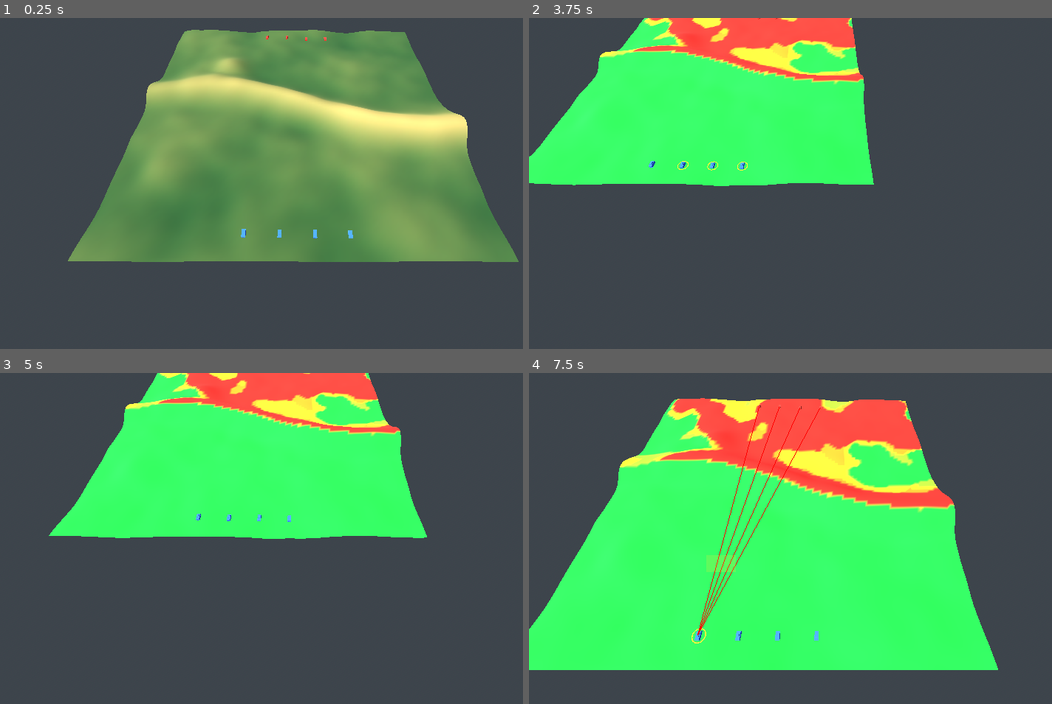
Above: before the commit, frames 1-4 (two rows, left to right).
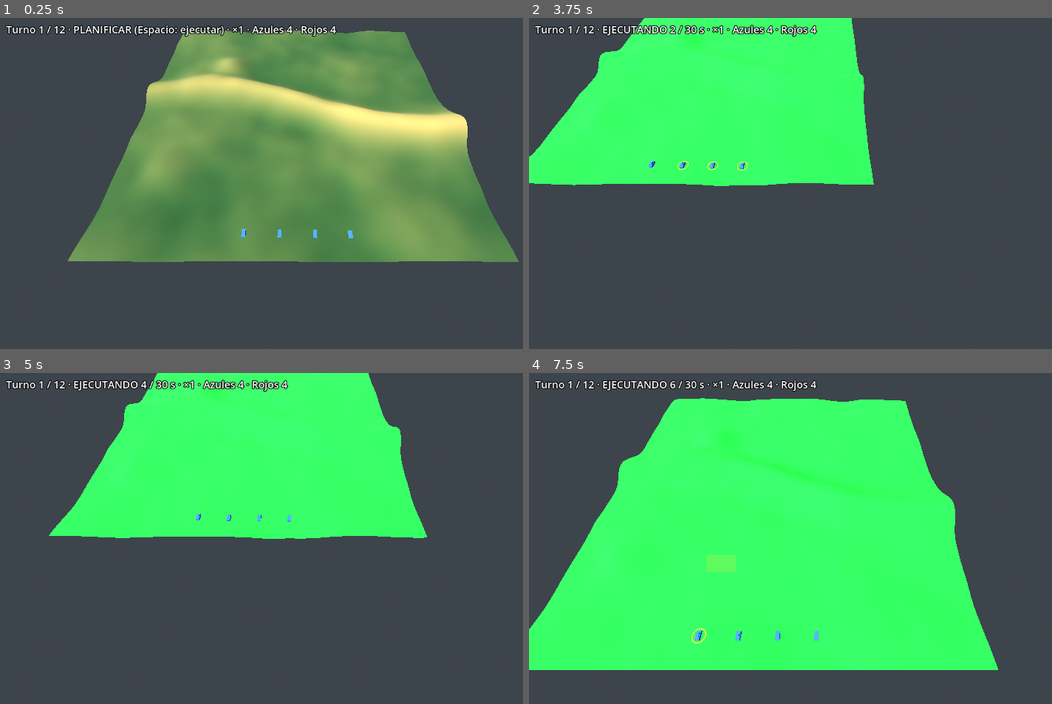
Above: after the commit, the same moments.

Repository: LeandroK99/Demogamev1
Game: Godot game, scene res://main.tscn
Same seed, same stepped clock (60 frames per second), same inputs: the game is played once before the commit and once after it.
Inputs (mouse positions are in pixels of both pictures, inside the frame that each line leads up to):
- Up to frame 1 (0.25 s): no input
- Up to frame 2 (3.75 s): tap Enter at 0.5 s; move the mouse to (952, 166) at 0.52 s; hold D 0.53-1.25 s; hold E 0.53-1.25 s; click (952, 166) at 0.67 s; tap Space at 0.77, 0.8, 1.07, 2.3 s; drag from (706, 200) to (795, 249) at 1.27 s; move the mouse to (884, 110) at 2.02 s; hold D 2.03-2.75 s; hold Q 2.03-2.75 s; drag from (795, 249) to (649, 133) at 2.77 s; move the mouse to (999, 233) at 3.52 s; hold A from 3.53 s (still down); tap 1 at 3.6 s
- Up to frame 3 (5 s): tap Space at 3.77, 3.8, 4.07 s; release A at 4.25 s; drag from (120, 488) to (203, 455) at 4.27 s
- Up to frame 4 (7.5 s): move the mouse to (853, 538) at 5.02 s; hold S 5.03-5.75 s; tap 3 at 5.1 s; click (853, 538) at 5.17 s; tap Space at 5.3, 5.75, 6.6, 6.77, 7.07 s; drag from (732, 455) to (706, 555) at 5.77 s; move the mouse to (952, 521) at 6.52 s; hold W 6.53-7.25 s; drag from (706, 555) to (795, 604) at 7.27 s

The runs differ from the first frame. In frame 1, 1.1% of the frame differs, in the area x 0-65%, y 2-7%; in frame 2, 5.8%; in frame 3, 5.5%; in frame 4, 12%, in the area x 0-82%, y 2-80%.

Commit message:
fase 4: ciclo WeGo, detección con niebla, combate y victoria
Co-Authored-By: Claude Opus 5.5 <noreply@anthropic.com>
Claude-Session: https://claude.ai/code/session_01FRAVKNdtrRtA3qXnwYqQmN

Diff:
--- /dev/null
+++ b/game/combat_fx.gd
@@ -0,0 +1,65 @@
+class_name CombatFx
+extends Node3D
+## Trazadoras de 0,15 s y destello en los impactos.
+
+const TRACER_SECONDS: float = 0.15
+const FLASH_SECONDS: float = 0.3
+
+var height_field: HeightField
+var _mesh: ImmediateMesh = ImmediateMesh.new()
+var _material: StandardMaterial3D = StandardMaterial3D.new()
+var _tracers: Array[Dictionary] = [] # {from, to, left}
+var _flashes: Array[Dictionary] = [] # {node, left}
+
+
+func setup(hf: HeightField) -> void:
+	height_field = hf
+	var mi: MeshInstance3D = MeshInstance3D.new()
+	mi.mesh = _mesh
+	add_child(mi)
+	_material.shading_mode = BaseMaterial3D.SHADING_MODE_UNSHADED
+	_material.albedo_color = Color(1.0, 0.95, 0.6)
+
+
+func _point(u: Unit, h: float) -> Vector3:
+	return Vector3(u.pos.x * Config.CELL_SIZE, height_field.height_at(u.pos) + h, u.pos.y * Config.CELL_SIZE)
+
+
+func add_shot(shooter: Unit, target: Unit, hit: bool) -> void:
+	var to: Vector3 = _point(target, Config.CENTER_H)
+	if not hit:
+		# Errado: la trazadora pasa un poco por al lado
+		to += Vector3(randf_range(-4.0, 4.0), randf_range(0.5, 3.0), randf_range(-4.0, 4.0))
+	_tracers.append({"from": _point(shooter, Config.EYE_H), "to": to, "left": TRACER_SECONDS})
+	if hit:
+		var mesh: SphereMesh = SphereMesh.new()
+		mesh.radius = 2.0
+		mesh.height = 4.0
+		var mat: StandardMaterial3D = StandardMaterial3D.new()
+		mat.shading_mode = BaseMaterial3D.SHADING_MODE_UNSHADED
+		mat.albedo_color = Color(1.0, 0.6, 0.1)
+		mesh.material = mat
+		var flash: MeshInstance3D = MeshInstance3D.new()
+		flash.mesh = mesh
+		flash.position = to
+		add_child(flash)
+		_flashes.append({"node": flash, "left": FLASH_SECONDS})
+
+
+func _process(delta: float) -> void:
+	for f: Dictionary in _flashes:
+		f["left"] = float(f["left"]) - delta
+		if float(f["left"]) <= 0.0:
+			(f["node"] as Node).queue_free()
+	_flashes = _flashes.filter(func(f: Dictionary) -> bool: return float(f["left"]) > 0.0)
+	for t: Dictionary in _tracers:
+		t["left"] = float(t["left"]) - delta
+	_tracers = _tracers.filter(func(t: Dictionary) -> bool: return float(t["left"]) > 0.0)
+	_mesh.clear_surfaces()
+	if _tracers.is_empty():
+		return
+	_mesh.surface_begin(Mesh.PRIMITIVE_LINES, _material)
+	for t: Dictionary in _tracers:
+		_mesh.surface_add_vertex(t["from"])
+		_mesh.surface_add_vertex(t["to"])
+	_mesh.surface_end()
--- a/game/input_controller.gd
+++ b/game/input_controller.gd
@@ -77,6 +77,16 @@
 	return camera.unproject_position(p)
 
 
+## Quita de la selección las unidades muertas.
+func prune_dead() -> void:
+	var ids: Array[int] = []
+	for id: int in selected_ids:
+		if world.get_unit(id).alive:
+			ids.append(id)
+	if ids.size() != selected_ids.size():
+		_set_selection(ids)
+
+
 func _own_views() -> Array[UnitView]:
 	var out: Array[UnitView] = []
 	for v: UnitView in unit_views:
@@ -121,7 +131,8 @@
 
 
 func _order_move(screen: Vector2) -> void:
-	if selected_ids.is_empty():
+	# Órdenes solo en la fase PLAN
+	if selected_ids.is_empty() or world.phase != SimWorld.Phase.PLAN:
 		return
 	var hit: Variant = terrain_view.raycast(camera.project_ray_origin(screen), camera.project_ray_normal(screen))
 	if hit == null:
--- a/game/main.gd
+++ b/game/main.gd
@@ -7,9 +7,9 @@
 var camera_rig: CameraRTS
 var overlay: Overlay
 var input_controller: InputController
+var turn_controller: TurnController
+var combat_fx: CombatFx
 var unit_views: Array[UnitView] = []
-
-var _tick_accum: float = 0.0
 
 
 func _ready() -> void:
@@ -45,18 +45,26 @@
 	input_controller.setup(world, camera_rig.camera, terrain_view, unit_views)
 	input_controller.selection_changed.connect(_update_overlay_selection)
 
+	combat_fx = CombatFx.new()
+	add_child(combat_fx)
+	combat_fx.setup(height_field)
+
+	turn_controller = TurnController.new()
+	add_child(turn_controller)
+	turn_controller.setup(world, unit_views, combat_fx)
+	turn_controller.plan_started.connect(_on_plan_started)
+
 	print("Hull-Down OK")
 
 
-## Provisorio hasta la fase 4 (ciclo WeGo): la simulación corre en tiempo real.
-func _process(delta: float) -> void:
-	_tick_accum += delta
-	while _tick_accum >= Config.TICK:
-		world.step()
-		_tick_accum -= Config.TICK
-	for v: UnitView in unit_views:
-		v.sync_from_sim()
+func _process(_delta: float) -> void:
+	input_controller.prune_dead()
 	_update_overlay_selection()
+
+
+## Nuevo turno: la exposición cambió (amenazas conocidas nuevas).
+func _on_plan_started() -> void:
+	overlay.refresh()
 
 
 func _update_overlay_selection() -> void:
--- /dev/null
+++ b/game/turn_controller.gd
@@ -0,0 +1,118 @@
+class_name TurnController
+extends Node
+## Ciclo WeGo en la vista: Espacio ejecuta el turno, +/- cambian la velocidad.
+## También aplica la niebla a las vistas y muestra una línea de estado.
+
+const PLAYER_SIDE: int = 0
+const SPEEDS: Array[float] = [1.0, 2.0, 4.0]
+
+signal plan_started
+
+var world: SimWorld
+var unit_views: Array[UnitView] = []
+var fx: CombatFx
+var _speed_index: int = 0
+var _accum: float = 0.0
+var _status: Label = Label.new()
+var _banner: Label = Label.new()
+
+
+func setup(p_world: SimWorld, views: Array[UnitView], p_fx: CombatFx) -> void:
+	world = p_world
+	unit_views = views
+	fx = p_fx
+	var layer: CanvasLayer = CanvasLayer.new()
+	add_child(layer)
+	_status.position = Vector2(12.0, 8.0)
+	_status.add_theme_font_size_override("font_size", 20)
+	_status.add_theme_color_override("font_outline_color", Color.BLACK)
+	_status.add_theme_constant_override("outline_size", 6)
+	layer.add_child(_status)
+	_banner.set_anchors_preset(Control.PRESET_CENTER)
+	_banner.horizontal_alignment = HORIZONTAL_ALIGNMENT_CENTER
+	_banner.add_theme_font_size_override("font_size", 48)
+	_banner.add_theme_color_override("font_outline_color", Color.BLACK)
+	_banner.add_theme_constant_override("outline_size", 10)
+	_banner.visible = false
+	layer.add_child(_banner)
+	_apply_fog(1.0)
+
+
+func speed() -> float:
+	return SPEEDS[_speed_index]
+
+
+func _unhandled_input(event: InputEvent) -> void:
+	var key: InputEventKey = event as InputEventKey
+	if key == null or not key.pressed or key.echo:
+		return
+	match key.physical_keycode:
+		KEY_SPACE:
+			if world.phase == SimWorld.Phase.PLAN:
+				world.begin_execute()
+				_accum = 0.0
+		KEY_EQUAL, KEY_KP_ADD:
+			_speed_index = mini(_speed_index + 1, SPEEDS.size() - 1)
+		KEY_MINUS, KEY_KP_SUBTRACT:
+			_speed_index = maxi(_speed_index - 1, 0)
+
+
+func _process(delta: float) -> void:
+	if world.phase == SimWorld.Phase.EXECUTE and not world.game_over:
+		_accum += delta * speed()
+		while _accum >= Config.TICK:
+			_accum -= Config.TICK
+			for v: UnitView in unit_views:
+				v.prev_pos = v.unit.pos
+			world.step()
+			if world.phase == SimWorld.Phase.PLAN or world.game_over:
+				_accum = 0.0
+				for v: UnitView in unit_views:
+					v.prev_pos = v.unit.pos
+				plan_started.emit()
+				break
+	for e: Dictionary in world.shot_events:
+		var shooter: Unit = world.units[int(e["shooter"])]
+		if shooter.side == PLAYER_SIDE or world.visible_enemies[PLAYER_SIDE].has(shooter.id):
+			fx.add_shot(shooter, world.units[int(e["target"])], bool(e["hit"]))
+	world.shot_events.clear()
+	var alpha: float = clampf(_accum / Config.TICK, 0.0, 1.0) if world.phase == SimWorld.Phase.EXECUTE else 1.0
+	_apply_fog(alpha)
+	_update_status()
+
+
+## Propios: siempre visibles. Enemigos: visibles, fantasma en su última posición, u ocultos.
+func _apply_fog(alpha: float) -> void:
+	var vis: Dictionary = world.visible_enemies[PLAYER_SIDE]
+	var known: Dictionary = world.known_enemies[PLAYER_SIDE]
+	for v: UnitView in unit_views:
+		var u: Unit = v.unit
+		if u.side == PLAYER_SIDE:
+			v.sync_from_sim(alpha)
+			v.set_display(UnitView.Display.NORMAL if u.alive else UnitView.Display.WRECK)
+		elif not u.alive:
+			v.sync_from_sim(1.0)
+			v.set_display(UnitView.Display.WRECK if known.has(u.id) else UnitView.Display.HIDDEN)
+		elif vis.has(u.id):
+			v.sync_from_sim(alpha)
+			v.set_display(UnitView.Display.NORMAL)
+		elif known.has(u.id):
+			v.show_ghost_at(known[u.id]["cell"])
+		else:
+			v.set_display(UnitView.Display.HIDDEN)
+
+
+func _update_status() -> void:
+	var phase_text: String = "PLANIFICAR (Espacio: ejecutar)"
+	if world.phase == SimWorld.Phase.EXECUTE:
+		phase_text = "EJECUTANDO %d / %d s" % [world.tick_in_turn / 10, roundi(Config.TURN_SECONDS)]
+	_status.text = "Turno %d / %d · %s · ×%d · Azules %d · Rojos %d" % [
+		world.turn, Config.MAX_TURNS, phase_text, roundi(speed()), world.alive_count(0), world.alive_count(1)]
+	if world.game_over:
+		_banner.visible = true
+		if world.winner == PLAYER_SIDE:
+			_banner.text = "VICTORIA"
+		elif world.winner == SimWorld.DRAW:
+			_banner.text = "EMPATE"
+		else:
+			_banner.text = "DERROTA"
--- a/game/unit_view.gd
+++ b/game/unit_view.gd
@@ -1,6 +1,9 @@
 class_name UnitView
 extends Node3D
 ## Vista de un tanque: caja de casco + torreta, y anillo de selección.
+## Modos de niebla: normal, fantasma (última posición conocida), oculto, restos.
+
+enum Display { NORMAL, GHOST, HIDDEN, WRECK }
 
 const COLOR_BLUE: Color = Color(0.2, 0.4, 1.0)
 const COLOR_RED: Color = Color(1.0, 0.2, 0.15)
@@ -13,30 +16,42 @@
 		if _ring != null:
 			_ring.visible = value
 
+var prev_pos: Vector2 = Vector2.ZERO # posición en el tick anterior (para interpolar)
 var _ring: MeshInstance3D
+var _hull: MeshInstance3D
+var _turret: MeshInstance3D
+var _mat_normal: StandardMaterial3D = StandardMaterial3D.new()
+var _mat_ghost: StandardMaterial3D = StandardMaterial3D.new()
+var _mat_wreck: StandardMaterial3D = StandardMaterial3D.new()
 
 
 func setup(p_unit: Unit, hf: HeightField) -> void:
 	unit = p_unit
 	height_field = hf
-	var mat: StandardMaterial3D = StandardMaterial3D.new()
-	mat.albedo_color = COLOR_BLUE if unit.side == 0 else COLOR_RED
+	prev_pos = unit.pos
+	var color: Color = COLOR_BLUE if unit.side == 0 else COLOR_RED
+	_mat_normal.albedo_color = color
+	_mat_ghost.albedo_color = Color(color, 0.3)
+	_mat_ghost.transparency = BaseMaterial3D.TRANSPARENCY_ALPHA
+	_mat_ghost.shading_mode = BaseMaterial3D.SHADING_MODE_UNSHADED
+	_mat_wreck.albedo_color = Color(0.12, 0.11, 0.1)
+	var mat: StandardMaterial3D = _mat_normal
 
 	var hull_mesh: BoxMesh = BoxMesh.new()
 	hull_mesh.size = Vector3(3.5, 2.2, 7.0)
 	hull_mesh.material = mat
-	var hull: MeshInstance3D = MeshInstance3D.new()
-	hull.mesh = hull_mesh
-	hull.position.y = 1.1
-	add_child(hull)
+	_hull = MeshInstance3D.new()
+	_hull.mesh = hull_mesh
+	_hull.position.y = 1.1
+	add_child(_hull)
 
 	var turret_mesh: BoxMesh = BoxMesh.new()
 	turret_mesh.size = Vector3(2.2, 0.9, 3.0)
 	turret_mesh.material = mat
-	var turret: MeshInstance3D = MeshInstance3D.new()
-	turret.mesh = turret_mesh
-	turret.position = Vector3(0.0, 2.65, -0.4)
-	add_child(turret)
+	_turret = MeshInstance3D.new()
+	_turret.mesh = turret_mesh
+	_turret.position = Vector3(0.0, 2.65, -0.4)
+	add_child(_turret)
 
 	var ring_mesh: TorusMesh = TorusMesh.new()
 	ring_mesh.inner_radius = 5.0
@@ -53,8 +68,30 @@
 	sync_from_sim()
 
 
-## Copia posición y orientación desde la simulación.
-func sync_from_sim() -> void:
-	var p: Vector2 = unit.pos
+## Copia posición y orientación desde la simulación (alpha: 0..1 entre el tick anterior y el actual).
+func sync_from_sim(alpha: float = 1.0) -> void:
+	_place(prev_pos.lerp(unit.pos, alpha))
+	rotation.y = atan2(-unit.heading.x, -unit.heading.y)
+
+
+func _place(p: Vector2) -> void:
 	position = Vector3(p.x * Config.CELL_SIZE, height_field.height_at(p), p.y * Config.CELL_SIZE)
-	rotation.y = atan2(-unit.heading.x, -unit.heading.y)
+
+
+## Fantasma: se dibuja en la última celda conocida.
+func show_ghost_at(c: Vector2i) -> void:
+	_place(Vector2(c))
+	set_display(Display.GHOST)
+
+
+func set_display(mode: int) -> void:
+	visible = mode != Display.HIDDEN
+	var mat: StandardMaterial3D = _mat_normal
+	if mode == Display.GHOST:
+		mat = _mat_ghost
+	elif mode == Display.WRECK:
+		mat = _mat_wreck
+	_hull.material_override = mat
+	_turret.material_override = mat
+	if mode == Display.WRECK:
+		_ring.visible = false
--- a/sim/config.gd
+++ b/sim/config.gd
@@ -51,3 +51,6 @@
 const DEPLOY_EDGE_MARGIN: int = 6 # celdas desde el borde del mapa
 const PATH_MAX_SLOPE: float = 4.0 # metros; celdas más empinadas son intransitables
 const PATH_SLOPE_COST: float = 1.0 # costo extra en el A* a pendiente máxima
+
+# --- Detección ---
+const DETECTION_INTERVAL_TICKS: int = 5 # cada cuántos ticks se recalcula quién ve a quién
--- a/sim/sim_world.gd
+++ b/sim/sim_world.gd
@@ -1,6 +1,11 @@
 class_name SimWorld
 extends RefCounted
 ## Estado completo de la simulación. Avanza en ticks fijos de Config.TICK.
+## Ciclo WeGo: PLAN (se aceptan órdenes) -> EXECUTE (ticks_per_turn ticks) -> PLAN ...
+
+enum Phase { PLAN, EXECUTE }
+const NO_WINNER: int = -1
+const DRAW: int = 2
 
 var height_field: HeightField
 var analysis: TerrainAnalysis
@@ -9,6 +14,22 @@
 var rng: RandomNumberGenerator = RandomNumberGenerator.new()
 var turn: int = 1
 var tick_in_turn: int = 0
+var phase: int = Phase.PLAN
+var ticks_per_turn: int = roundi(Config.TURN_SECONDS / Config.TICK)
+var winner: int = NO_WINNER # 0 azul, 1 rojo, DRAW empate
+var game_over: bool = false
+
+# Niebla, por bando (índice = side)
+var visible_enemies: Array[Dictionary] = [{}, {}] # id -> true, visibles ahora
+var known_enemies: Array[Dictionary] = [{}, {}] # id -> {cell, last_seen_turn}
+
+# Disparos ocurridos desde la última vez que la vista los leyó: {shooter, target, hit}
+var shot_events: Array[Dictionary] = []
+
+# Factores de combate (se pueden cambiar en tests)
+var p_hit_base: float = Config.P_HIT_BASE
+var hulldown_hit_factor: float = Config.HULLDOWN_HIT_FACTOR
+var moving_shooter_factor: float = Config.MOVING_SHOOTER_FACTOR
 
 # Exposición por bando (índice = side); vacía = sin calcular
 var _exposure: Array[PackedFloat32Array] = [PackedFloat32Array(), PackedFloat32Array()]
@@ -25,6 +46,8 @@
 	analysis = TerrainAnalysis.new(hf)
 	pathfinder = Pathfinder.new(hf)
 	_deploy()
+	update_detection()
+	start_plan()
 
 
 ## Azules en el borde sur (y alto), rojos en el norte, separados DEPLOY_SPACING celdas.
@@ -44,14 +67,51 @@
 	return units[unit_id]
 
 
-## Amenazas para un bando. Provisorio hasta la fase 4 (niebla):
-## usa la posición real de los enemigos vivos.
+## Amenazas conocidas por un bando: enemigos vivos visibles o vistos
+## en este turno o el anterior, en su última posición conocida.
 func threats_for(side: int) -> Array[Vector2i]:
 	var out: Array[Vector2i] = []
-	for u: Unit in units:
-		if u.alive and u.side != side:
-			out.append(u.cell())
+	var known: Dictionary = known_enemies[side]
+	for id: int in known:
+		var info: Dictionary = known[id]
+		if units[id].alive and int(info["last_seen_turn"]) >= turn - 1:
+			out.append(info["cell"])
 	return out
+
+
+## Al entrar en PLAN: se descarta la exposición vieja (se recalcula al pedirla).
+## La IA roja dará sus órdenes acá (fase 5).
+func start_plan() -> void:
+	phase = Phase.PLAN
+	invalidate_exposure()
+
+
+## Espacio: arranca la ejecución del turno.
+func begin_execute() -> void:
+	if phase == Phase.PLAN and not game_over:
+		phase = Phase.EXECUTE
+		tick_in_turn = 0
+
+
+## Quién ve a quién: un enemigo es visible para un bando si alguna unidad viva
+## de ese bando ve su centro a <= MAX_RANGE.
+func update_detection() -> void:
+	for side: int in 2:
+		var vis: Dictionary = {}
+		for enemy: Unit in units:
+			if enemy.side == side or not enemy.alive:
+				continue
+			for own: Unit in units:
+				if own.side == side and own.alive and _can_see(own, enemy, Config.CENTER_H):
+					vis[enemy.id] = true
+					known_enemies[side][enemy.id] = {"cell": enemy.cell(), "last_seen_turn": turn}
+					break
+		visible_enemies[side] = vis
+
+
+func _can_see(observer: Unit, target: Unit, target_h: float) -> bool:
+	return TerrainAnalysis.dist_m(observer.cell(), target.cell()) <= Config.MAX_RANGE \
+		and analysis.los(observer.cell(), Config.EYE_H, target.cell(), target_h)
 
 
 ## Exposición del bando (se calcula la primera vez que se pide).
@@ -70,7 +130,7 @@
 ## Calcula la ruta más cubierta para el bando de la unidad. Devuelve false si no hay ruta.
 func order_move(unit_id: int, target_cell: Vector2i) -> bool:
 	var u: Unit = get_unit(unit_id)
-	if u == null or not u.alive:
+	if u == null or not u.alive or phase != Phase.PLAN:
 		return false
 	if _pathfinder_side != u.side:
 		pathfinder.set_exposure(exposure_for(u.side))
@@ -85,12 +145,100 @@
 	return true
 
 
-## Avanza un tick.
+## Avanza un tick: movimiento, detección (cada DETECTION_INTERVAL_TICKS), combate, fin de turno.
 func step() -> void:
+	if game_over:
+		return
 	for u: Unit in units:
 		if u.alive and not u.path.is_empty():
 			_advance(u, Config.TICK)
 	tick_in_turn += 1
+	if tick_in_turn % Config.DETECTION_INTERVAL_TICKS == 0:
+		update_detection()
+	_combat()
+	_check_victory()
+	if not game_over and tick_in_turn >= ticks_per_turn:
+		_end_turn()
+
+
+func _combat() -> void:
+	for shooter: Unit in units:
+		if not shooter.alive:
+			continue
+		shooter.reload_left = maxf(0.0, shooter.reload_left - Config.TICK)
+		if shooter.reload_left > 0.0:
+			continue
+		var target: Unit = _pick_target(shooter)
+		if target == null:
+			continue
+		shooter.reload_left = Config.RELOAD_SECONDS
+		target.shots_received += 1
+		var hit: bool = rng.randf() < hit_probability(shooter, target)
+		if hit:
+			target.hp -= 1
+			if target.hp <= 0:
+				target.alive = false
+				target.moving = false
+				target.path.clear()
+		shot_events.append({"shooter": shooter.id, "target": target.id, "hit": hit})
+
+
+## Enemigo visible para el bando del tirador, más cercano, al que el tirador ve.
+func _pick_target(shooter: Unit) -> Unit:
+	var best: Unit = null
+	var best_d: float = INF
+	var vis: Dictionary = visible_enemies[shooter.side]
+	for id: int in vis:
+		var enemy: Unit = units[id]
+		if not enemy.alive:
+			continue
+		var d: float = TerrainAnalysis.dist_m(shooter.cell(), enemy.cell())
+		if d < best_d and _can_see(shooter, enemy, Config.CENTER_H):
+			best = enemy
+			best_d = d
+	return best
+
+
+## p = P_HIT_BASE x distancia x casco x movimiento.
+func hit_probability(shooter: Unit, target: Unit) -> float:
+	var d: float = TerrainAnalysis.dist_m(shooter.cell(), target.cell())
+	var f_dist: float = clampf(1.0 - d / Config.MAX_RANGE, 0.2, 1.0)
+	var f_hull: float = 1.0
+	if not analysis.los(shooter.cell(), Config.EYE_H, target.cell(), Config.HULL_H):
+		f_hull = hulldown_hit_factor
+	var f_move: float = moving_shooter_factor if shooter.moving else 1.0
+	return p_hit_base * f_dist * f_hull * f_move
+
+
+func alive_count(side: int) -> int:
+	var n: int = 0
+	for u: Unit in units:
+		if u.side == side and u.alive:
+			n += 1
+	return n
+
+
+func _check_victory() -> void:
+	var blue: int = alive_count(0)
+	var red: int = alive_count(1)
+	if blue > 0 and red > 0:
+		return
+	game_over = true
+	winner = DRAW if blue == red else (0 if blue > 0 else 1)
+
+
+func _end_turn() -> void:
+	update_detection()
+	if turn >= Config.MAX_TURNS:
+		var blue: int = alive_count(0)
+		var red: int = alive_count(1)
+		game_over = true
+		winner = DRAW if blue == red else (0 if blue > red else 1)
+		phase = Phase.PLAN
+		return
+	turn += 1
+	tick_in_turn = 0
+	start_plan()
 
 
 func speed_at(c: Vector2i) -> float:
--- a/sim/unit.gd
+++ b/sim/unit.gd
@@ -14,6 +14,7 @@
 var order: int = Order.NONE
 var moving: bool = false
 var alive: bool = true
+var shots_received: int = 0 # disparos recibidos (impacten o no)
 
 
 func _init(p_id: int, p_side: int, p_pos: Vector2) -> void:
--- a/tests/test_pathfinder.gd
+++ b/tests/test_pathfinder.gd
@@ -45,6 +45,7 @@
 
 func test_unit_reaches_target() -> void:
 	var world: SimWorld = SimWorld.new(1, HeightField.new(N))
+	world.p_hit_base = 0.0 # sin bajas: en el llano los bandos se ven
 	var u: Unit = world.units[0]
 	var target: Vector2i = u.cell() + Vector2i(0, -10)
 	assert_true(world.order_move(u.id, target), "orden aceptada")
--- /dev/null
+++ b/tests/test_sim_world.gd
@@ -0,0 +1,92 @@
+extends TestBase
+## Tests de SimWorld: determinismo, detección y combate.
+
+const N: int = 96
+
+
+func _flat_world(sim_seed: int = 7) -> SimWorld:
+	return SimWorld.new(sim_seed, HeightField.new(N))
+
+
+## Mapa llano con una pared de 10 m de alto a lo ancho, entre los dos despliegues.
+func _walled_world() -> SimWorld:
+	var hf: HeightField = HeightField.new(N)
+	for x: int in N:
+		hf.set_height(Vector2i(x, N / 2), 10.0)
+	return SimWorld.new(7, hf)
+
+
+func _run_scenario(world: SimWorld) -> void:
+	# Azules avanzan al norte cruzando la cresta; un turno completo
+	for u: Unit in world.units:
+		if u.side == 0:
+			world.order_move(u.id, u.cell() + Vector2i(0, -40))
+	world.begin_execute()
+	for i: int in world.ticks_per_turn:
+		world.step()
+
+
+func test_determinism() -> void:
+	var a: SimWorld = SimWorld.new(Config.SEED)
+	var b: SimWorld = SimWorld.new(Config.SEED)
+	_run_scenario(a)
+	_run_scenario(b)
+	var diffs: int = 0
+	for i: int in a.units.size():
+		if a.units[i].pos != b.units[i].pos or a.units[i].hp != b.units[i].hp:
+			diffs += 1
+	assert_eq(diffs, 0, "unidades distintas tras 300 ticks")
+	assert_eq(a.turn, 2, "pasó al turno 2")
+	assert_eq(a.phase, SimWorld.Phase.PLAN, "volvió a PLAN")
+
+
+func test_detected_on_open_ground() -> void:
+	# Control: sin pared, a 83 celdas (332 m) en el llano sí se ven
+	var world: SimWorld = _flat_world()
+	world.update_detection()
+	assert_eq(world.visible_enemies[0].size(), 4, "azules ven a los 4 rojos")
+
+
+func test_wall_hides_tank() -> void:
+	var world: SimWorld = _walled_world()
+	world.update_detection()
+	assert_eq(world.visible_enemies[0].size(), 0, "azules no ven a nadie detrás de la pared")
+	assert_eq(world.visible_enemies[1].size(), 0, "rojos no ven a nadie detrás de la pared")
+	assert_true(world.threats_for(0).is_empty(), "sin amenazas conocidas")
+
+
+func test_visible_target_takes_damage() -> void:
+	var world: SimWorld = _flat_world()
+	world.p_hit_base = 1.0
+	world.hulldown_hit_factor = 1.0
+	world.moving_shooter_factor = 1.0
+	# Duelo aislado: un azul y un rojo pegados (factor de distancia ~1)
+	for u: Unit in world.units:
+		u.alive = u.id == 0 or u.id == 4
+	var shooter: Unit = world.units[0]
+	var target: Unit = world.units[4]
+	target.pos = shooter.pos + Vector2(0.0, -1.0)
+	target.reload_left = 100.0 # el rojo no dispara
+	world.update_detection()
+	world.begin_execute()
+	world.step()
+	assert_eq(target.hp, Config.TANK_HP - 1, "el blanco perdió 1 hp")
+	assert_eq(target.shots_received, 1, "disparo registrado")
+	assert_true(shooter.reload_left > Config.RELOAD_SECONDS - 0.2, "el tirador está recargando")
+
+
+func test_orders_only_in_plan() -> void:
+	var world: SimWorld = _flat_world()
+	world.begin_execute()
+	assert_true(not world.order_move(0, Vector2i(48, 60)), "orden rechazada en EXECUTE")
+
+
+func test_last_side_standing_wins() -> void:
+	var world: SimWorld = _flat_world()
+	for u: Unit in world.units:
+		if u.side == 1:
+			u.alive = false
+	world.begin_execute()
+	world.step()
+	assert_true(world.game_over, "terminó la partida")
+	assert_eq(world.winner, 0, "ganó azul")
Not shown, added: game/combat_fx.gd.uid
Not shown, added: game/turn_controller.gd.uid
Not shown, added: tests/test_sim_world.gd.uid
